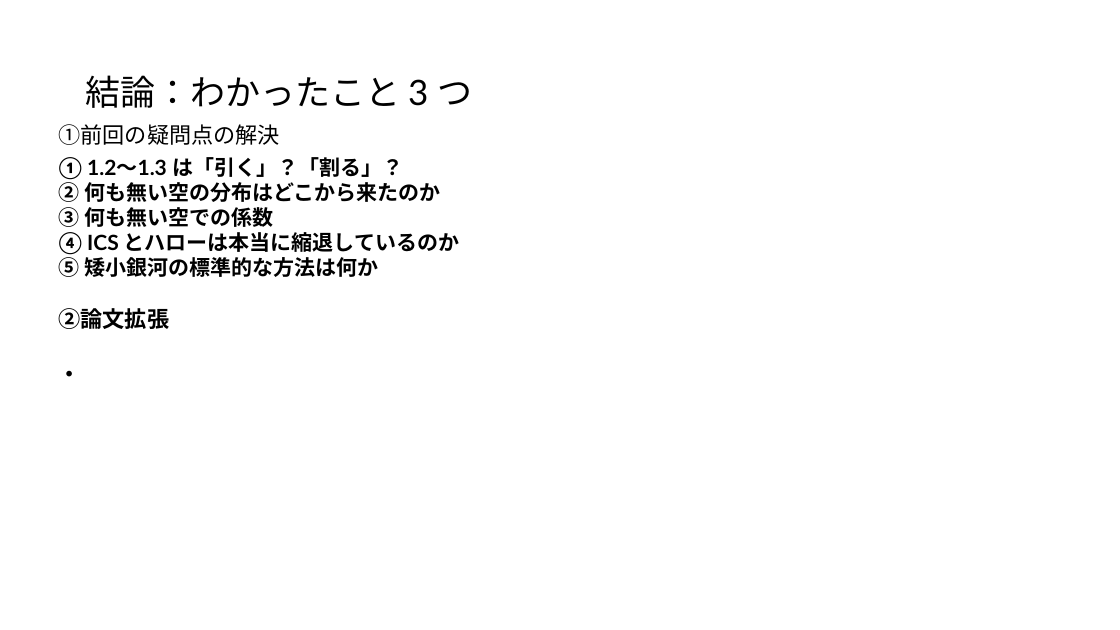
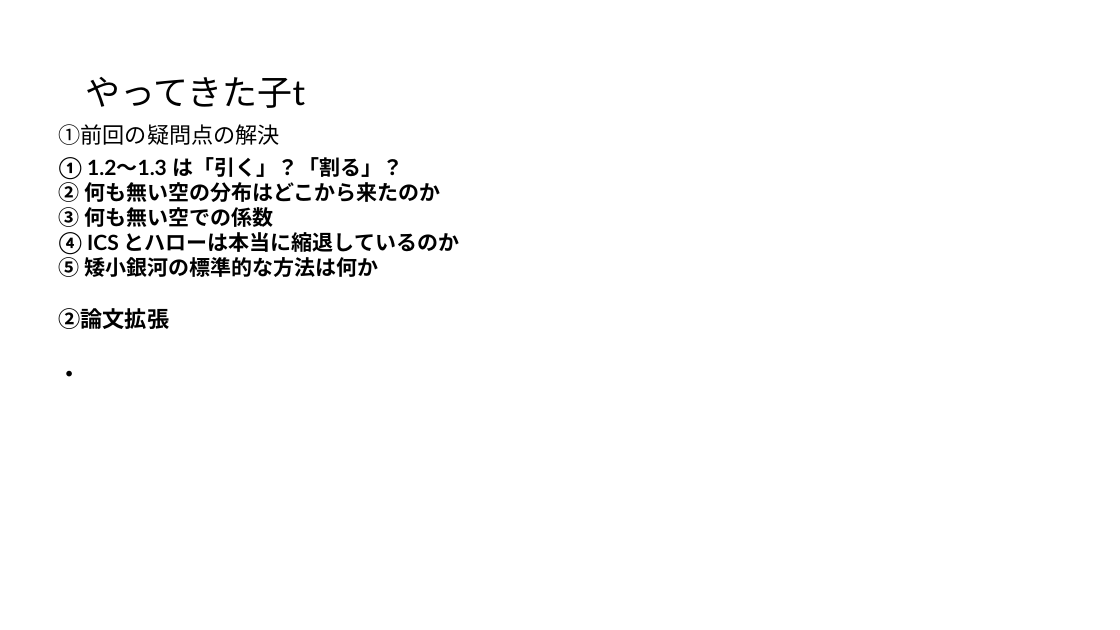
Before and after one commit to Mikann20041029/darkmatter-slides, a slide deck: slide 2 of slides/2026-10-09_研究報告_10枚版.pptx. Drawn at 1120x630 pixels with LibreOffice and Linux fonts; fonts in the diff are those of the drawing. Boxes give left, top, right and bottom in pixels: in the first picture for what was removed or moved away, otherwise in the second. Text is boxed around its words. In the diff, an @@ line names an element or a change of style, - is before the commit and + after.

Commit message:
slides: 本人の編集版を更新 (10-06 14:57)

```diff
--- a/slides/2026-10-09_研究報告_10枚版.pptx
+++ b/slides/2026-10-09_研究報告_10枚版.pptx
@@ title at (85,77,305,108): text changed @@
-結論：わかったこと 3 つ
+やってきた子t
```
